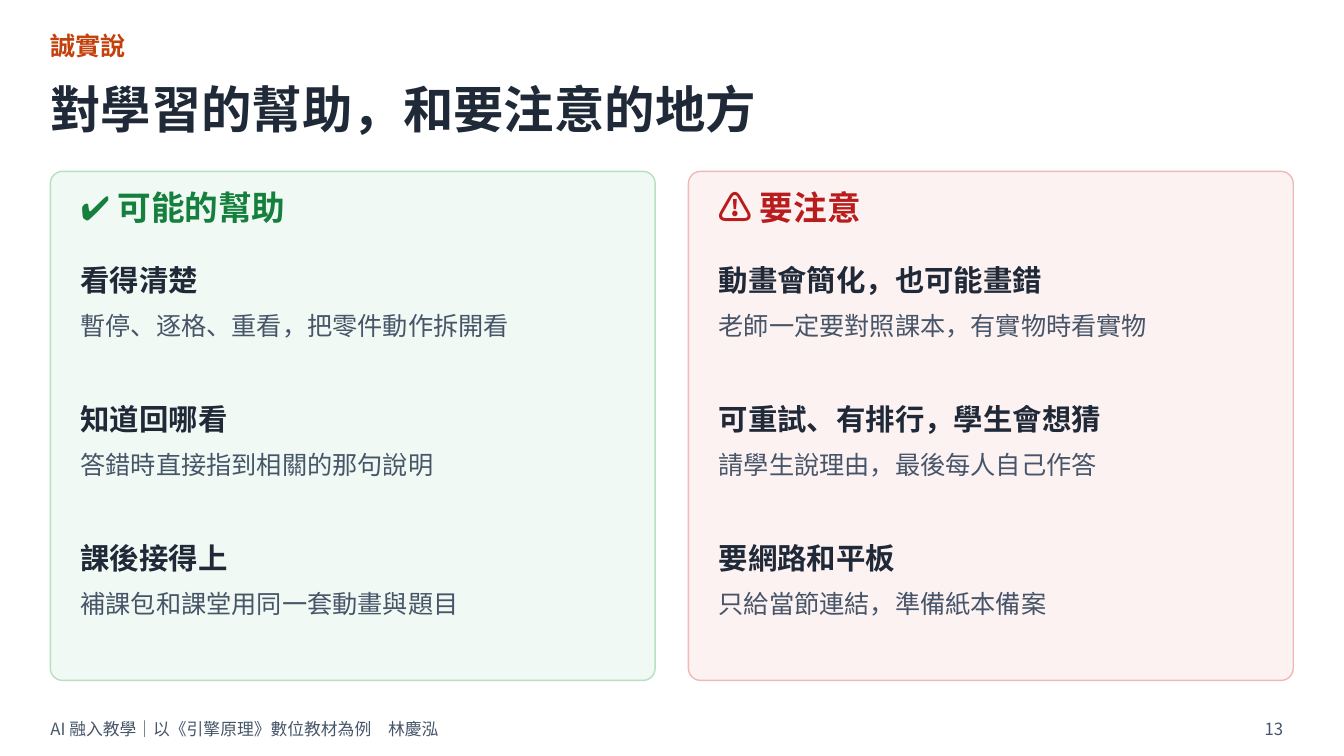
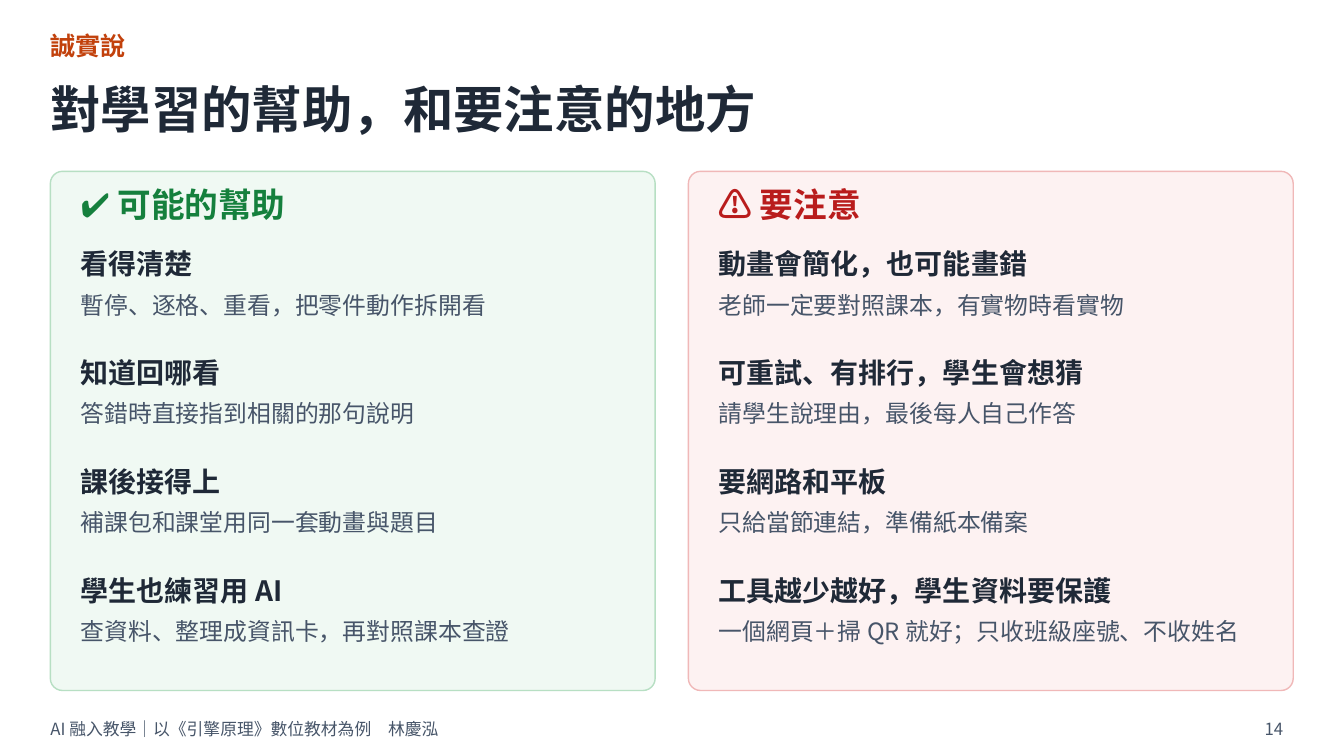
Before and after one commit to ntccar01/engine-principles, a slide deck: slide 14 of share/docs/AI融入教學_引擎原理_教師分享_列印版.pptx (slide 13 before the commit). Drawn at 1344x756 pixels with LibreOffice and Linux fonts; fonts in the diff are those of the drawing. Boxes give left, top, right and bottom in pixels: in the first picture for what was removed or moved away, otherwise in the second. Text is boxed around its words. In the diff, an @@ line names an element or a change of style, - is before the commit and + after.

```diff
--- a/share/docs/AI融入教學_引擎原理_教師分享_列印版.pptx
+++ b/share/docs/AI融入教學_引擎原理_教師分享_列印版.pptx
@@ rounded rectangle: place and size @@
-rounded rectangle at (50,171,655,681)
+rounded rectangle at (50,171,655,691)
@@ rounded rectangle at (50,171,655,691): proportions changed @@
@@ rounded rectangle at (689,171,1294,691): proportions changed @@
@@ rounded rectangle: place and size @@
-rounded rectangle at (689,171,1294,681)
+rounded rectangle at (689,171,1294,691)
@@ text "看得清楚": place and size @@
-text "看得清楚" at (81,266,199,294)
+text "看得清楚" at (81,250,193,277)
@@ text "動畫會簡化，也可能畫錯": place and size @@
-text "動畫會簡化，也可能畫錯" at (719,266,1042,295)
+text "動畫會簡化，也可能畫錯" at (719,250,1027,278)
@@ text "暫停、逐格、重看，把零件動作拆開看": place and size @@
-text "暫停、逐格、重看，把零件動作拆開看" at (81,314,509,338)
+text "暫停、逐格、重看，把零件動作拆開看" at (81,294,486,316)
@@ text "老師一定要對照課本，有實物時看實物": place and size @@
-text "老師一定要對照課本，有實物時看實物" at (719,314,1147,338)
+text "老師一定要對照課本，有實物時看實物" at (719,294,1124,316)
@@ text "知道回哪看": place and size @@
-text "知道回哪看" at (81,405,228,433)
+text "知道回哪看" at (81,359,221,386)
@@ text "可重試、有排行，學生會想猜": place and size @@
-text "可重試、有排行，學生會想猜" at (719,405,1101,434)
+text "可重試、有排行，學生會想猜" at (719,359,1084,387)
@@ text "答錯時直接指到相關的那句說明": place and size @@
-text "答錯時直接指到相關的那句說明" at (81,453,434,476)
+text "答錯時直接指到相關的那句說明" at (81,402,415,424)
@@ text "請學生說理由，最後每人自己作答": place and size @@
-text "請學生說理由，最後每人自己作答" at (719,453,1097,477)
+text "請學生說理由，最後每人自己作答" at (719,402,1077,424)
@@ text "課後接得上": place and size @@
-text "課後接得上" at (81,544,228,572)
+text "課後接得上" at (81,468,221,495)
@@ size 21 to 20 pt in 6 elements at (81,250,193,277), (81,359,221,386), (81,468,221,495), (719,250,1027,278), (719,359,1084,387), (719,468,887,495) @@
@@ text "要網路和平板": place and size @@
-text "要網路和平板" at (719,544,895,572)
+text "要網路和平板" at (719,468,887,495)
@@ text "補課包和課堂用同一套動畫與題目": place and size @@
-text "補課包和課堂用同一套動畫與題目" at (81,592,459,615)
+text "補課包和課堂用同一套動畫與題目" at (81,511,439,533)
@@ size 18 to 17 pt in 6 elements at (81,294,486,316), (81,402,415,424), (81,511,439,533), (719,294,1124,316), (719,402,1077,424), (719,511,1029,533) @@
@@ text "只給當節連結，準備紙本備案": place and size @@
-text "只給當節連結，準備紙本備案" at (719,592,1047,616)
+text "只給當節連結，準備紙本備案" at (719,511,1029,533)
@@ text added at (81,577,282,604), 20 pt, text #1F2937, bold @@
+學生也練習用 AI
@@ text added at (719,577,1112,605), 20 pt, text #1F2937, bold @@
+工具越少越好，學生資料要保護
@@ text added at (81,620,510,642), 17 pt, text #475569 @@
+查資料、整理成資訊卡，再對照課本查證
@@ text added at (719,620,1239,645), 17 pt, text #475569 @@
+一個網頁＋掃 QR 就好；只收班級座號、不收姓名
@@ page number at (1265,722,1284,735): text changed @@
-13
+14
```
Also in this commit, not shown: 3 other slides changed, 1 slide added, 4 other files.
